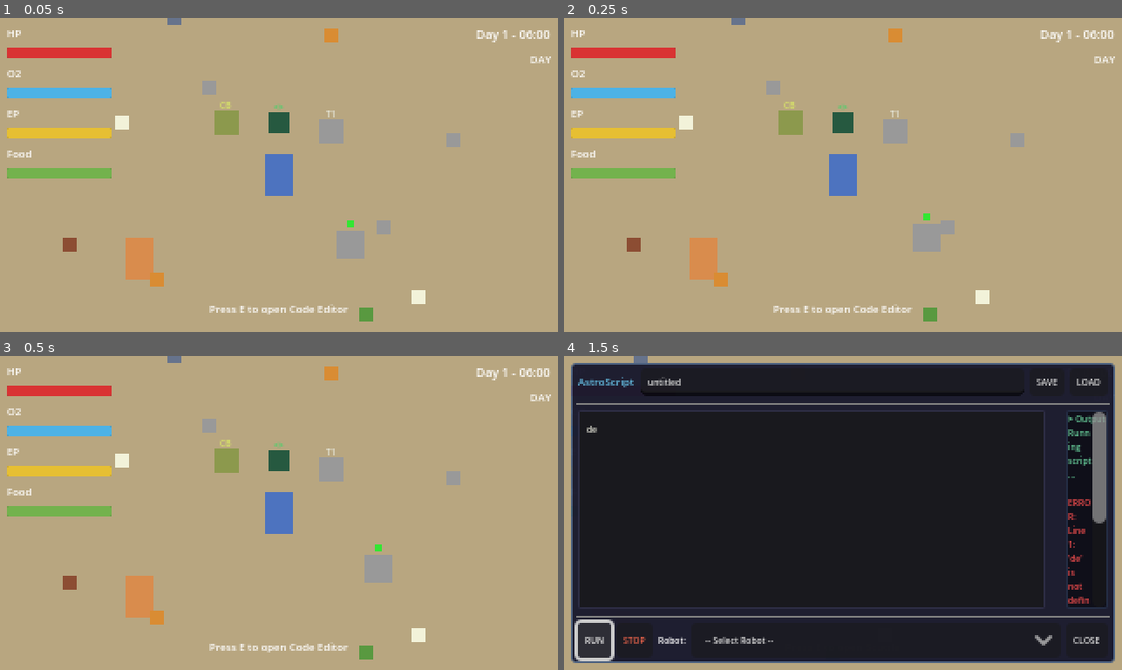
Above: before the commit, frames 1-4 (two rows, left to right).
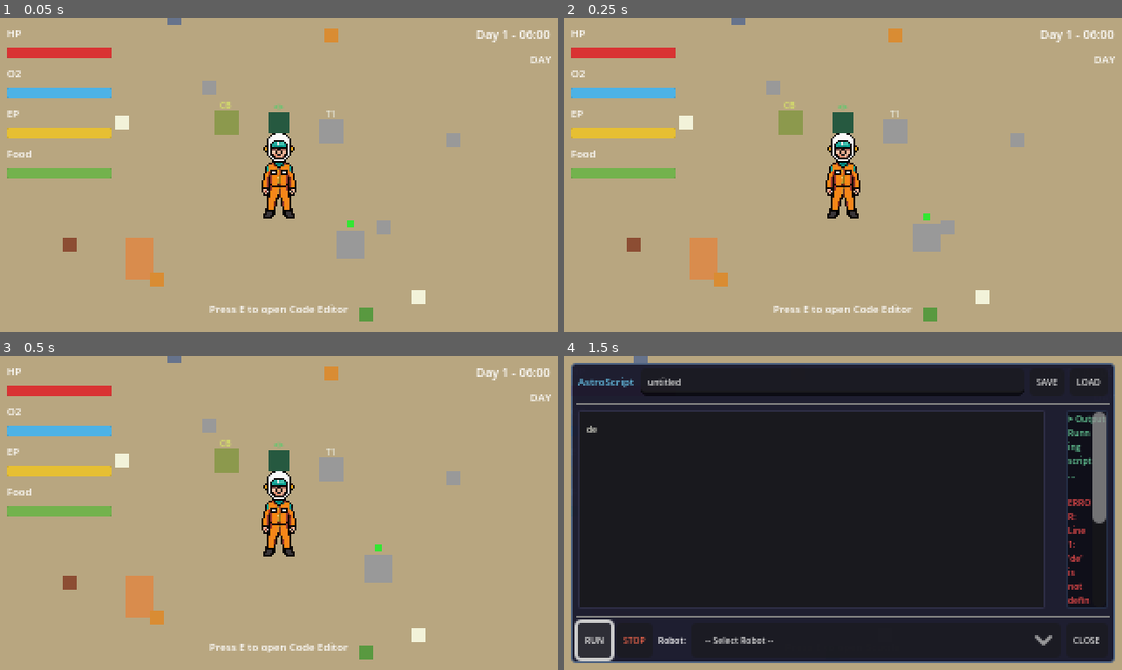
Above: after the commit, the same moments.

Repository: nauvalZulfikar/astrocode
Game: Godot game, scene res://scenes/world/main_world.tscn
Two runs of this game, one before a commit and one after it. Both use one fixed random seed, a clock stepped at 60 frames per second and the inputs below.
Inputs (mouse positions are in pixels of both pictures, inside the frame that each line leads up to):
- Up to frame 1 (0.05 s): no input
- Up to frame 2 (0.25 s): no input
- Up to frame 3 (0.5 s): no input
- Up to frame 4 (1.5 s): tap E (interact) at 0.5 s; move the mouse to (965, 497) at 0.52 s; hold D (move_right) 0.53-1.25 s; hold E (interact) 0.53-1.25 s; click (965, 497) at 0.67 s; click "RUN" at 1.25 s

The runs differ from the first frame. In frame 1, 1.3% of the frame differs, in the area x 46-54%, y 36-64%; in frame 2, 1.3%; in frame 3, 1.3%; in frame 4, nothing differs.

Commit message:
feat(phase-b): wire 8-dir Kade sprites into player + Higgsfield art packet
- player.tscn: ColorRect sprite -> Sprite2D (texture_filter nearest)
- player.gd: preload 8 Kade directional textures, snap movement vector to
  nearest of 8 dirs, swap sprite.texture on facing change
- tools/test_facing.gd: runtime test, 8/8 directions map correctly
- tools/screenshot.gd: headless-friendly viewport screenshot harness
- verified: 0 errors/0 warnings boot, screenshot shows Kade rendering
- docs/briefs/HIGGSFIELD-PACKET.md: copy-paste prompts for backgrounds/
  trailer/marketing (the art Higgsfield is actually good for); sprites
  correctly routed to pixel pipeline, not Higgsfield

Co-Authored-By: Claude Opus 4.8 <noreply@anthropic.com>

Diff:
--- a/scenes/player/player.tscn
+++ b/scenes/player/player.tscn
@@ -12,12 +12,8 @@
 [node name="Player" type="CharacterBody2D" groups=["player"]]
 script = ExtResource("1_player")
 
-[node name="Sprite" type="ColorRect" parent="."]
-offset_left = -8.0
-offset_top = -12.0
-offset_right = 8.0
-offset_bottom = 12.0
-color = Color(0.3, 0.45, 0.75, 1)
+[node name="Sprite" type="Sprite2D" parent="."]
+texture_filter = 1
 
 [node name="CollisionShape2D" type="CollisionShape2D" parent="."]
 shape = SubResource("RectangleShape2D_body")
--- a/scripts/player/player.gd
+++ b/scripts/player/player.gd
@@ -12,7 +12,25 @@
 
 # --- Node references ---
 @onready var interaction_area: Area2D = $InteractionArea
-@onready var sprite: ColorRect = $Sprite
+@onready var sprite: Sprite2D = $Sprite
+
+# --- Directional sprites (Kade, 8-way static rotation) ---
+const DIR_TEXTURES: Dictionary = {
+	"east": preload("res://assets/sprites/player/kade/east.png"),
+	"south-east": preload("res://assets/sprites/player/kade/south-east.png"),
+	"south": preload("res://assets/sprites/player/kade/south.png"),
+	"south-west": preload("res://assets/sprites/player/kade/south-west.png"),
+	"west": preload("res://assets/sprites/player/kade/west.png"),
+	"north-west": preload("res://assets/sprites/player/kade/north-west.png"),
+	"north": preload("res://assets/sprites/player/kade/north.png"),
+	"north-east": preload("res://assets/sprites/player/kade/north-east.png"),
+}
+# Index order matches round(angle / 45deg), angle from Vector2.angle() (y-down, 0 = east).
+const DIR_ORDER: Array[String] = [
+	"east", "south-east", "south", "south-west",
+	"west", "north-west", "north", "north-east",
+]
+var _facing: String = "south"
 
 # --- Internal ---
 var _nearby_interactables: Array[Node2D] = []
@@ -28,6 +46,9 @@
 	interaction_area.area_exited.connect(_on_interaction_area_exited)
 
 	GameManager.player_died.connect(_on_player_died)
+
+	# Start facing south (idle).
+	sprite.texture = DIR_TEXTURES[_facing]
 
 
 func _physics_process(delta: float) -> void:
@@ -61,6 +82,10 @@
 	velocity = input_dir.normalized() * speed
 	move_and_slide()
 
+	# Update facing sprite when moving.
+	if input_dir.length() > 0.0:
+		_update_facing(input_dir)
+
 	# Sprint energy cost: -1 EP per 15 real seconds.
 	if is_sprinting:
 		var drain: float = (1.0 / 15.0) * delta * GameManager.get_energy_drain_multiplier()
@@ -69,6 +94,16 @@
 	# --- Interaction input ---
 	if Input.is_action_just_pressed("interact"):
 		_try_interact()
+
+
+## Snap a movement vector to the nearest of 8 directions and swap the sprite.
+func _update_facing(dir: Vector2) -> void:
+	var idx: int = int(round(dir.angle() / (PI / 4.0)))
+	idx = ((idx % 8) + 8) % 8
+	var dir_name: String = DIR_ORDER[idx]
+	if dir_name != _facing:
+		_facing = dir_name
+		sprite.texture = DIR_TEXTURES[dir_name]
 
 
 ## Attempt to interact with the nearest interactable.
--- /dev/null
+++ b/tools/test_facing.gd
@@ -0,0 +1,31 @@
+## Runtime test: player 8-direction sprite mapping.
+extends SceneTree
+
+func _initialize() -> void:
+	var packed: PackedScene = load("res://scenes/player/player.tscn")
+	var p: Node = packed.instantiate()
+	root.add_child(p)
+	await process_frame
+
+	var cases: Array = [
+		[Vector2(1, 0), "east"],
+		[Vector2(1, 1), "south-east"],
+		[Vector2(0, 1), "south"],
+		[Vector2(-1, 1), "south-west"],
+		[Vector2(-1, 0), "west"],
+		[Vector2(-1, -1), "north-west"],
+		[Vector2(0, -1), "north"],
+		[Vector2(1, -1), "north-east"],
+	]
+	var fails: int = 0
+	for c in cases:
+		p._update_facing(c[0])
+		var got: String = p._facing
+		var tex_ok: bool = p.sprite.texture == p.DIR_TEXTURES[c[1]]
+		if got != c[1] or not tex_ok:
+			print("FAIL %s -> got '%s' tex_ok=%s (want '%s')" % [c[0], got, tex_ok, c[1]])
+			fails += 1
+		else:
+			print("ok   %s -> %s" % [c[0], got])
+	print("RESULT %d/%d passed" % [cases.size() - fails, cases.size()])
+	quit(1 if fails > 0 else 0)
Not shown, added: tools/screenshot.gd.uid
Not shown, added: docs/briefs/HIGGSFIELD-PACKET.md
